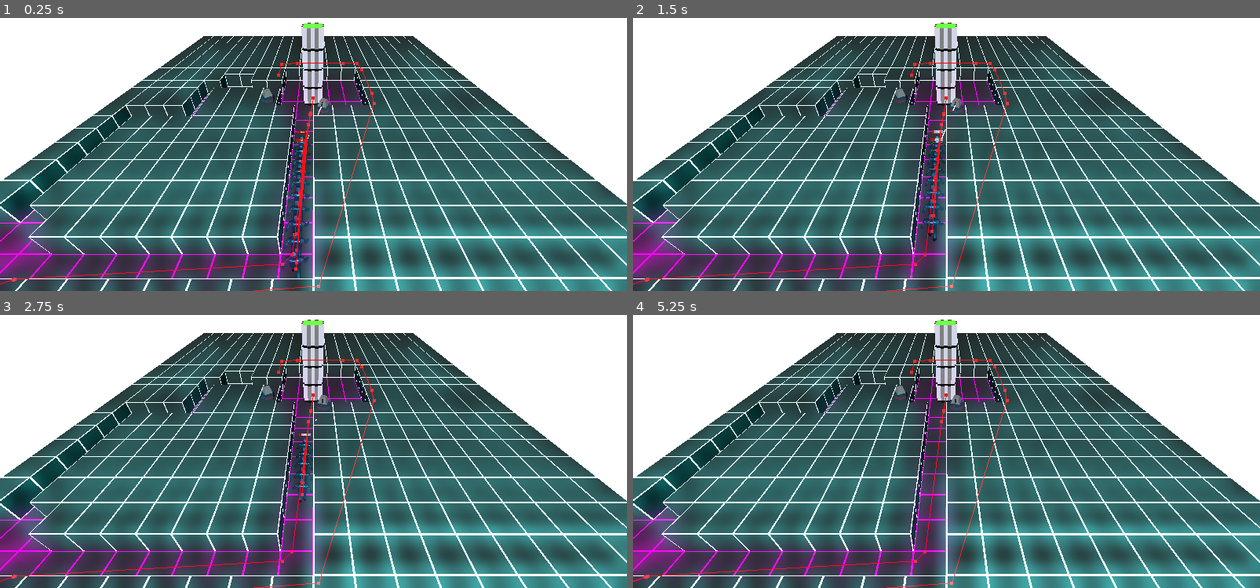
Above: before the commit, frames 1-4 (two rows, left to right).
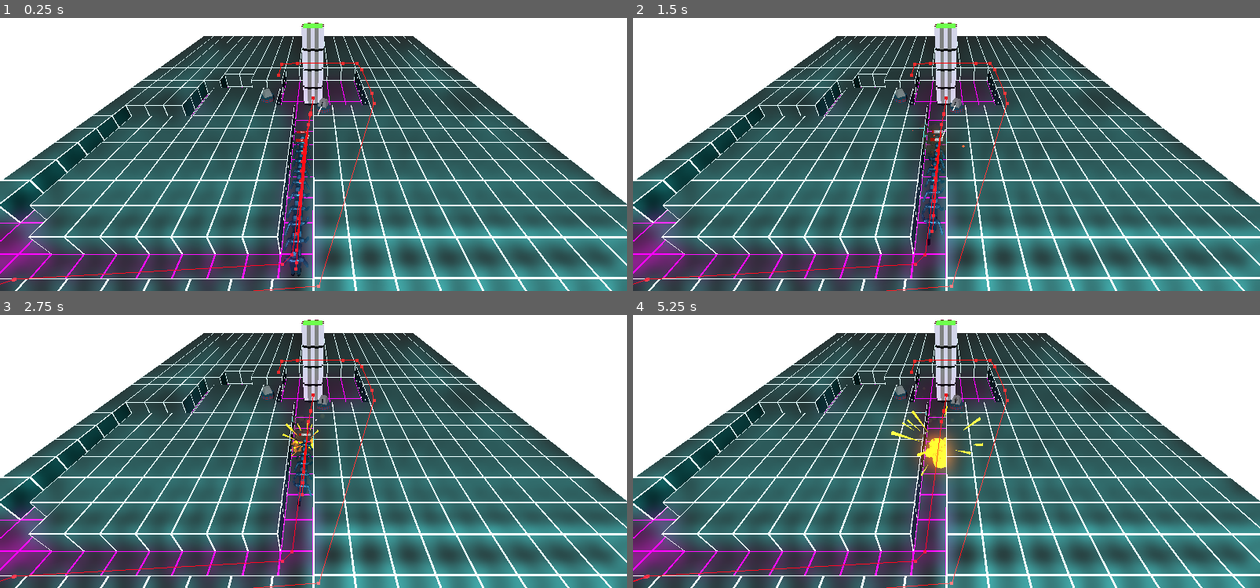
Above: after the commit, the same moments.

Repository: StefanHolst/LD57
Game: Godot game, scene res://Game.tscn
Two runs of this game, one before a commit and one after it. Both use one fixed random seed, a clock stepped at 60 frames per second and the inputs below.
Inputs (mouse positions are in pixels of both pictures, inside the frame that each line leads up to):
- Up to frame 1 (0.25 s): no input
- Up to frame 2 (1.5 s): move the mouse to (1084, 97) at 0.52 s; click (1084, 97) at 0.67 s; move the mouse to (821, 132) at 1.27 s; click (821, 132) at 1.42 s
- Up to frame 3 (2.75 s): move the mouse to (376, 334) at 2.02 s; click (376, 334) at 2.17 s
- Up to frame 4 (5.25 s): move the mouse to (915, 481) at 2.77 s; click (915, 481) at 2.92 s; move the mouse to (1134, 465) at 3.52 s; click (1134, 465) at 3.67 s; move the mouse to (758, 358) at 4.27 s; click (758, 358) at 4.42 s; move the mouse to (977, 410) at 5.02 s; click (977, 410) at 5.17 s

The runs differ from the first frame. In frame 1, 0.3% of the frame differs, in the area x 44-50%, y 43-96%; in frame 2, 0.3%; in frame 3, 0.3%; in frame 4, 1.2%, in the area x 1-56%, y 29-97%.

Commit message:
sound + explosion

Diff:
--- a/Map/Map.gd
+++ b/Map/Map.gd
@@ -5,6 +5,7 @@
 var terrain1 = preload("res://Map/terrain1.tscn")
 var soldierScene = preload("res://Units/SoldierScene.tscn")
 var tankScene = preload("res://Units/TankScene.tscn")
+var explosion = preload("res://explosion.tscn")
 
 var game: Node3D
 
@@ -94,4 +95,7 @@
 			unit.healthBar.value = healthPercent
 			unit.healthBar.visible = true
 			if (unit.health <= 0):
+				var exp = explosion.instantiate()
+				exp.position = unit.position
+				game.add_child(exp)
 				remove_unit(unit)
--- a/Towers/LaserTower.gd
+++ b/Towers/LaserTower.gd
@@ -49,6 +49,8 @@
 	print("Attacking unit: ", unit)
 
 	player.stream = laserSound;
+	player.volume_db = -9;
+	player.pitch_scale = randf_range(0.9, 1.1)
 	player.play()
 
 	# create projectile
--- a/Units/Soldier.gd
+++ b/Units/Soldier.gd
@@ -11,6 +11,7 @@
 	healthBar = find_child("HealthBar")
 	body = find_child("Body")
 	var player = find_child("AnimationPlayer") as AnimationPlayer
+	await get_tree().create_timer(randf()).timeout
 	player.play_section_with_markers("enemy_animations", "WalkStart", "WalkEnd")
 
 func _init() -> void:
--- /dev/null
+++ b/explosion.gd
@@ -0,0 +1,16 @@
+extends Node3D
+
+@onready var debris: GPUParticles3D = $Debris
+@onready var fire: GPUParticles3D = $Fire
+@onready var smoke: GPUParticles3D = $Smoke
+@onready var explosion_sound: AudioStreamPlayer3D = $ExplosionSound
+
+
+func _ready():
+	debris.emitting = true
+	smoke.emitting = true
+	fire.emitting = true
+	explosion_sound.pitch_scale = randf_range(2.0, 3.5)
+	explosion_sound.play()
+	await get_tree().create_timer(2.0).timeout
+	call_deferred("queue_free")
--- /dev/null
+++ b/explosion.tscn
@@ -0,0 +1,141 @@
+[gd_scene load_steps=22 format=3 uid="uid://dlo1c5clmyv03"]
+
+[ext_resource type="Script" uid="uid://dfnvoigtregv7" path="res://explosion.gd" id="1_vxas0"]
+[ext_resource type="AudioStream" uid="uid://bqff2v0kvcsih" path="res://Sounds/Explosion.wav" id="2_j4sxf"]
+
+[sub_resource type="Curve" id="Curve_m5xho"]
+_data = [Vector2(0, 1), 0.0, 0.0, 0, 0, Vector2(0.747664, 1), 0.0, 0.0, 0, 0, Vector2(1, 0), 0.0, 0.0, 0, 0]
+point_count = 3
+
+[sub_resource type="CurveTexture" id="CurveTexture_kmxf7"]
+curve = SubResource("Curve_m5xho")
+
+[sub_resource type="ParticleProcessMaterial" id="ParticleProcessMaterial_l04k4"]
+particle_flag_align_y = true
+spread = 180.0
+initial_velocity_min = 12.0
+initial_velocity_max = 14.0
+scale_min = 0.5
+scale_max = 1.5
+scale_curve = SubResource("CurveTexture_kmxf7")
+
+[sub_resource type="StandardMaterial3D" id="StandardMaterial3D_cf70p"]
+albedo_color = Color(1, 0.392157, 0, 1)
+emission_enabled = true
+emission = Color(1, 0.392157, 0, 1)
+emission_energy_multiplier = 2.0
+
+[sub_resource type="CylinderMesh" id="CylinderMesh_3xjsk"]
+material = SubResource("StandardMaterial3D_cf70p")
+top_radius = 0.1
+bottom_radius = 0.0
+
+[sub_resource type="Curve" id="Curve_gjpps"]
+_data = [Vector2(0, 0), 0.0, 0.0, 0, 0, Vector2(0.691589, 0.764045), 0.0, 0.0, 0, 0, Vector2(1, 0), 0.0, 0.0, 0, 0]
+point_count = 3
+
+[sub_resource type="CurveTexture" id="CurveTexture_ew515"]
+curve = SubResource("Curve_gjpps")
+
+[sub_resource type="Curve" id="Curve_6cxdk"]
+_data = [Vector2(0, 0), 0.0, 0.0, 0, 0, Vector2(0.242991, 1), 0.0, 0.0, 0, 0, Vector2(1, 0), 0.0, 0.0, 0, 0]
+point_count = 3
+
+[sub_resource type="CurveTexture" id="CurveTexture_4lvei"]
+curve = SubResource("Curve_6cxdk")
+
+[sub_resource type="ParticleProcessMaterial" id="ParticleProcessMaterial_7rlbx"]
+emission_shape = 1
+emission_sphere_radius = 1.0
+direction = Vector3(0, -1, 0)
+initial_velocity_min = 1.0
+initial_velocity_max = 2.0
+gravity = Vector3(0, 5, 0)
+scale_min = 0.5
+scale_max = 1.5
+scale_curve = SubResource("CurveTexture_4lvei")
+color = Color(0.206248, 0.177101, 0.10878, 1)
+alpha_curve = SubResource("CurveTexture_ew515")
+
+[sub_resource type="StandardMaterial3D" id="StandardMaterial3D_8qgnu"]
+transparency = 1
+vertex_color_use_as_albedo = true
+
+[sub_resource type="SphereMesh" id="SphereMesh_x43sf"]
+material = SubResource("StandardMaterial3D_8qgnu")
+radial_segments = 8
+rings = 4
+
+[sub_resource type="Gradient" id="Gradient_paiiv"]
+offsets = PackedFloat32Array(0, 0.530864, 1)
+colors = PackedColorArray(1, 0.705882, 0, 1, 1, 0.478431, 0.133333, 1, 0.891102, 0.0016157, 0.000884643, 1)
+
+[sub_resource type="GradientTexture1D" id="GradientTexture1D_8kihm"]
+gradient = SubResource("Gradient_paiiv")
+
+[sub_resource type="Curve" id="Curve_exbut"]
+_limits = [0.0, 2.0, 0.0, 1.0]
+_data = [Vector2(0, 2), 0.0, 0.0, 0, 0, Vector2(1, 0.921348), 0.0, 0.0, 0, 0]
+point_count = 2
+
+[sub_resource type="CurveTexture" id="CurveTexture_q85pl"]
+curve = SubResource("Curve_exbut")
+
+[sub_resource type="Curve" id="Curve_nnth5"]
+_data = [Vector2(0, 0), 0.0, 0.0, 0, 0, Vector2(0.242991, 1), 0.0, 0.0, 0, 0, Vector2(1, 0), 0.0, 0.0, 0, 0]
+point_count = 3
+
+[sub_resource type="CurveTexture" id="CurveTexture_1cbhc"]
+curve = SubResource("Curve_nnth5")
+
+[sub_resource type="ParticleProcessMaterial" id="ParticleProcessMaterial_iuruv"]
+emission_shape = 1
+emission_sphere_radius = 1.0
+direction = Vector3(0, -1, 0)
+spread = 90.0
+initial_velocity_min = 2.0
+initial_velocity_max = 4.0
+gravity = Vector3(0, 5, 0)
+scale_min = 0.5
+scale_max = 1.5
+scale_curve = SubResource("CurveTexture_1cbhc")
+color = Color(1, 0.705882, 0, 1)
+color_ramp = SubResource("GradientTexture1D_8kihm")
+emission_curve = SubResource("CurveTexture_q85pl")
+
+[node name="Explosion" type="Node3D"]
+script = ExtResource("1_vxas0")
+
+[node name="Debris" type="GPUParticles3D" parent="."]
+emitting = false
+amount = 24
+lifetime = 0.5
+one_shot = true
+explosiveness = 1.0
+fixed_fps = 60
+process_material = SubResource("ParticleProcessMaterial_l04k4")
+draw_pass_1 = SubResource("CylinderMesh_3xjsk")
+
+[node name="Smoke" type="GPUParticles3D" parent="."]
+emitting = false
+amount = 12
+lifetime = 2.0
+one_shot = true
+explosiveness = 1.0
+fixed_fps = 60
+process_material = SubResource("ParticleProcessMaterial_7rlbx")
+draw_pass_1 = SubResource("SphereMesh_x43sf")
+
+[node name="Fire" type="GPUParticles3D" parent="."]
+emitting = false
+amount = 12
+one_shot = true
+explosiveness = 1.0
+fixed_fps = 60
+process_material = SubResource("ParticleProcessMaterial_iuruv")
+draw_pass_1 = SubResource("SphereMesh_x43sf")
+
+[node name="ExplosionSound" type="AudioStreamPlayer3D" parent="."]
+stream = ExtResource("2_j4sxf")
+volume_db = -4.0
+pitch_scale = 2.5
